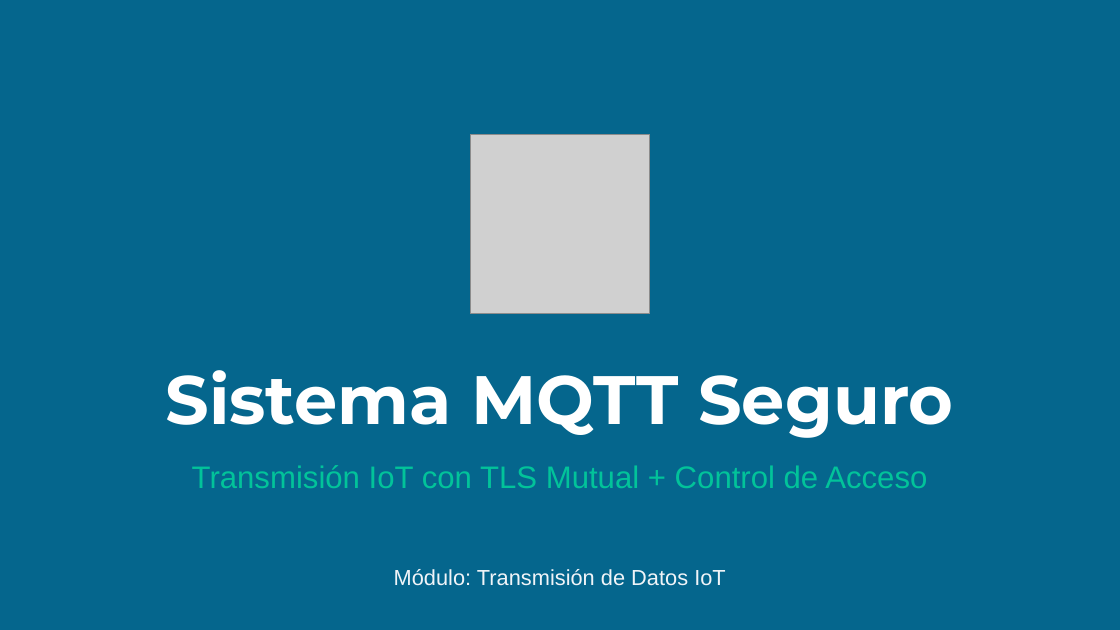
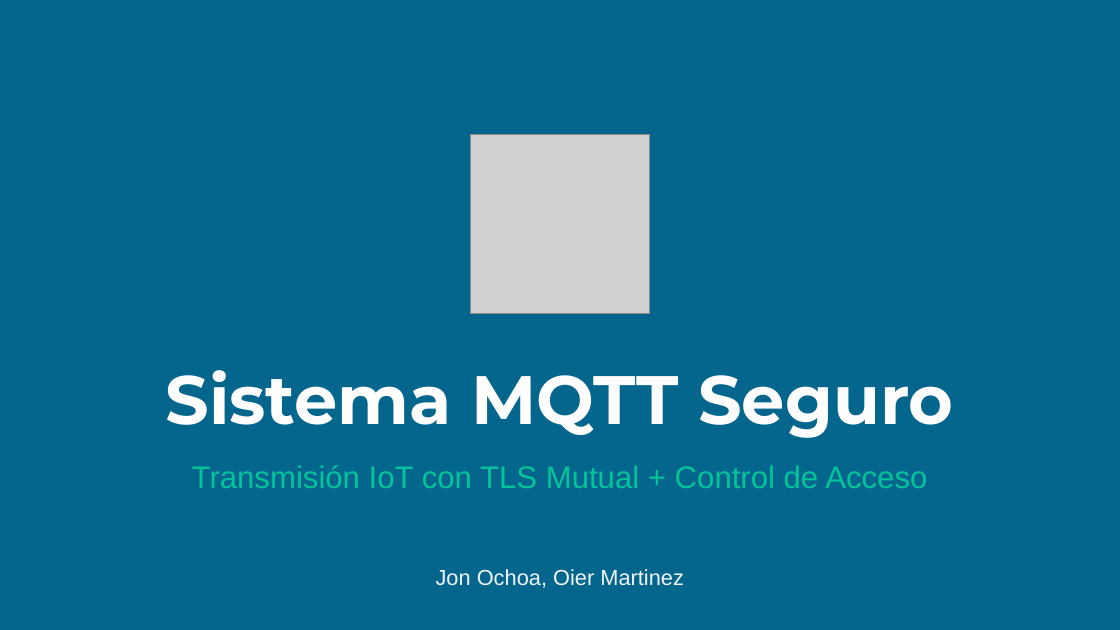
Before and after one commit to Jon8a/IoT-Reto2-Envio, a slide deck: slide 1 of Presentacion_IoT_MQTT_v2.pptx. Drawn at 1120x630 pixels with LibreOffice and Linux fonts; fonts in the diff are those of the drawing; grey boxes stand for pictures. Boxes give left, top, right and bottom in pixels: in the first picture for what was removed or moved away, otherwise in the second. Text is boxed around its words. In the diff, an @@ line names an element or a change of style, - is before the commit and + after.

```diff
--- a/Presentacion_IoT_MQTT_v2.pptx
+++ b/Presentacion_IoT_MQTT_v2.pptx
@@ text at (436,569,684,588): text changed @@
-Módulo: Transmisión de Datos IoT
+Jon Ochoa, Oier Martinez
```
Also in this commit, not shown: 8 other slides changed, 2 slides removed.
